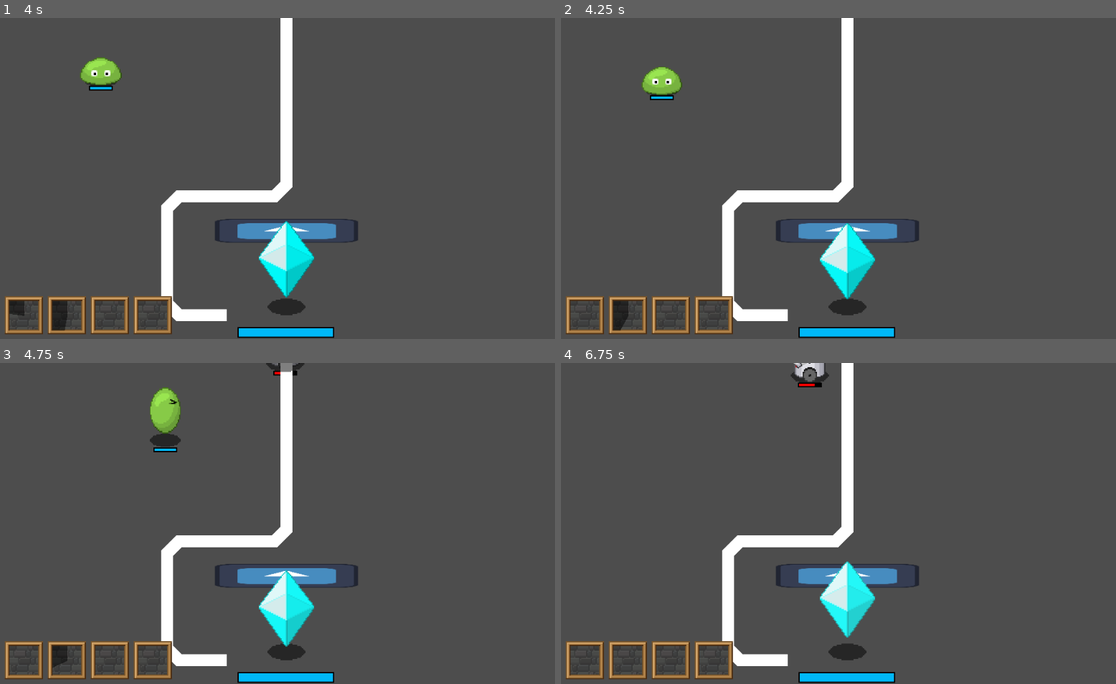
Above: before the commit, frames 1-4 (two rows, left to right).
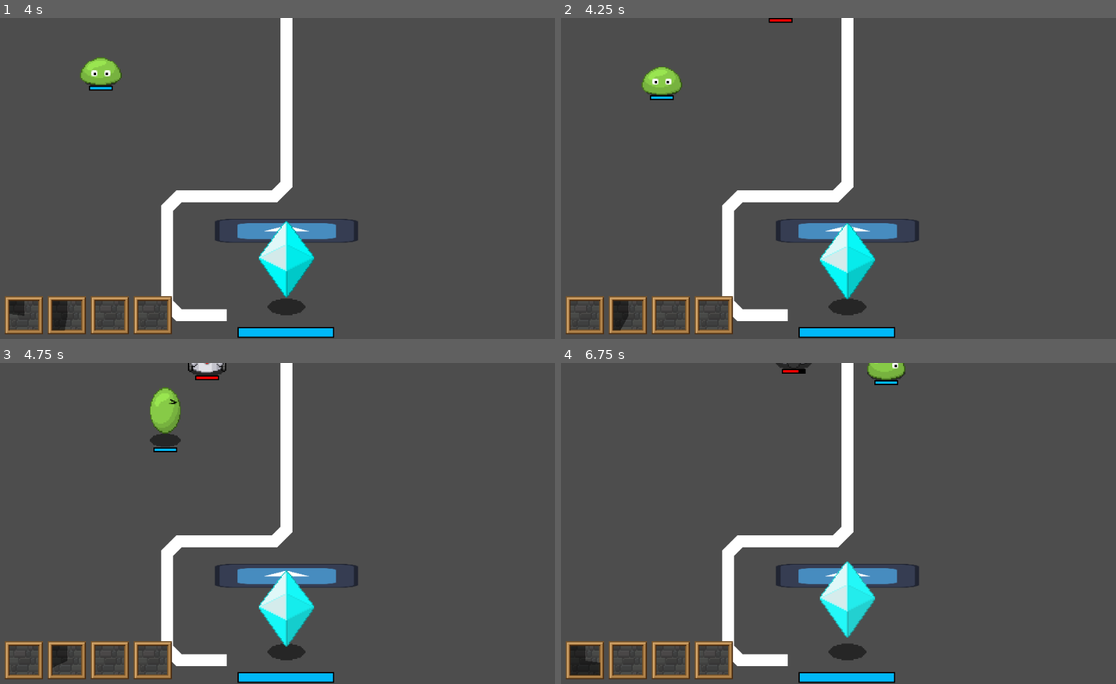
Above: after the commit, the same moments.

Repository: EthanLac13/monsters_vs_machines
Game: Godot game, scene res://scenes/MainScene.tscn
The game is run twice, just before and just after one commit, with the same random seed, the same clock (stepped at 60 frames per second) and the same inputs. The engine's default icon, where the game draws it, is replaced by a stand-in: a white triangle on a blue panel in a dark square.
Inputs:
- Up to frame 1 (4 s): hold Up (InputUp) 0.53-2.03 s; tap Q (UseMove1) at 0.6, 2.1, 3.6 s; tap W (UseMove2) at 1.35, 2.85 s; hold Left (InputLeft) 2.03-3.53 s; hold Down (InputDown) from 3.53 s (still down)
- Up to frame 2 (4.25 s): keep holding Down (InputDown)
- Up to frame 3 (4.75 s): release Down (InputDown) at 4.28 s; hold Right (InputRight) from 4.28 s (still down); tap W (UseMove2) at 4.35 s
- Up to frame 4 (6.75 s): release Right (InputRight) at 5.03 s; hold Up (InputUp) 5.03-5.78 s; tap Q (UseMove1) at 5.1, 6.6 s; hold Right (InputRight) from 5.78 s (still down); tap W (UseMove2) at 5.85 s

Frame 1 is identical in both runs. In frame 2, less than 0.1% of the frame differs, in the area x 37-42%, y 0-2%; in frame 3, 0.5%; in frame 4, 1.2%, in the area x 1-63%, y 0-98%.

Commit message:
Slime Shot tweaks

Diff:
--- a/scenes/entity_test.gd
+++ b/scenes/entity_test.gd
@@ -321,6 +321,7 @@
 			stats_data.hp -= hitbox.damage
 			update_health_bar()
 			took_damage.emit()
+			hitbox.hit_landed.emit()
 
 			# Apply status effects
 			for status_effect in hitbox.status_effects:
--- a/scenes/skills/attack_hitbox.gd
+++ b/scenes/skills/attack_hitbox.gd
@@ -23,6 +23,8 @@
 # Status effects the hitbox applies on hit
 var status_effects = {}
 
+signal hit_landed
+
 func _ready() -> void:
 	position_owner = self
 
--- a/scenes/skills/heroes/slime/slime_shot/skill_slime_shot.gd
+++ b/scenes/skills/heroes/slime/slime_shot/skill_slime_shot.gd
@@ -20,7 +20,7 @@
 func move_code():
 	charge_timer += 1
 
-	if charge_timer == 10:
+	if charge_timer == 8:
 		var my_slime_ball_node = slime_ball_scene.instantiate()
 		my_slime_ball_node.movement_vector = Vector2(cos(rotation), sin(rotation))
 
--- a/scenes/skills/heroes/slime/slime_shot/slime_shot_slime_ball.gd
+++ b/scenes/skills/heroes/slime/slime_shot/slime_shot_slime_ball.gd
@@ -1,20 +1,27 @@
 extends Node2D
 
 var movement_vector: Vector2
-var move_speed: float = 2.0
+var move_speed: float = 4.0
 
-var lifetime: int = 75
+var lifetime: int = 35
 var fade_time: int = 5
 var fade_amount: float = 0.2
 
 func _ready() -> void:
 	$Hitbox.position_owner = self
+	$Hitbox.hit_landed.connect(_on_hitbox_hit)
 
 func _process(delta: float) -> void:
 	position += movement_vector * move_speed
+	# Update z-index based on position to avoid z-fighting
+	z_index = int(position.y) * 10
+
 	lifetime -= 1
 
 	if lifetime <= fade_time:
 		modulate.a -= fade_amount
 	if lifetime <= 0:
 		queue_free()
+
+func _on_hitbox_hit():
+	queue_free()
